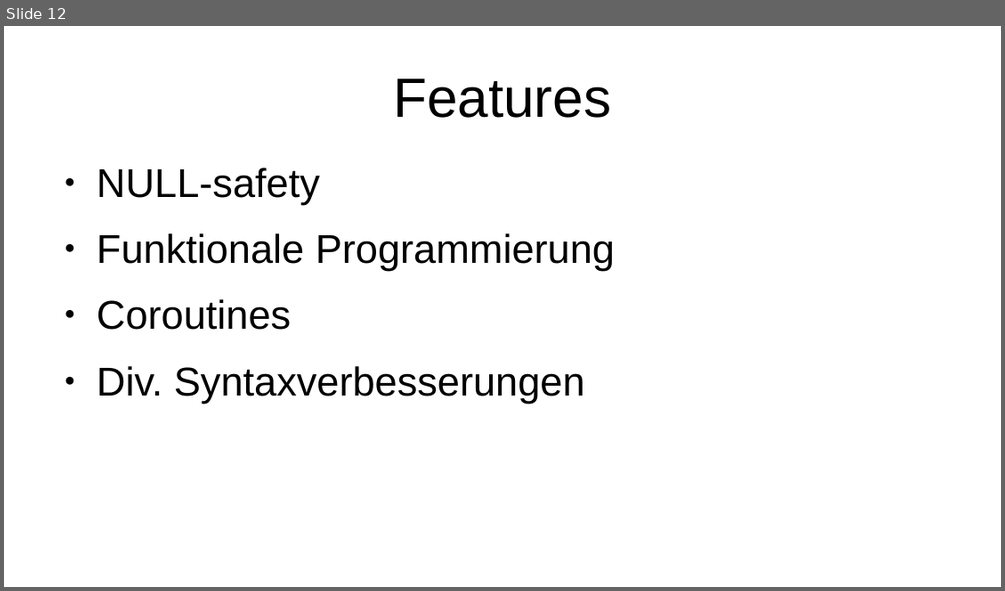
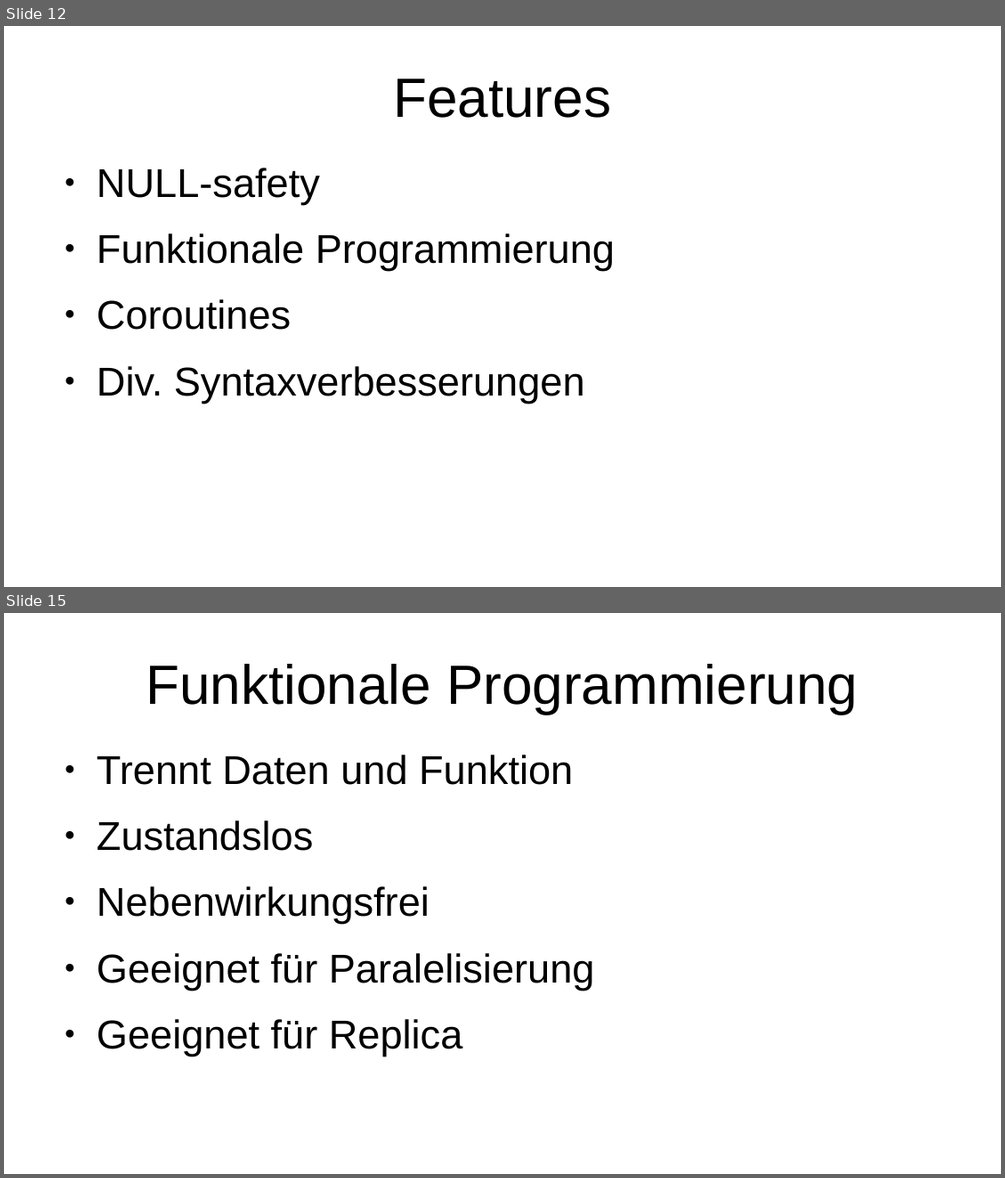
Before and after one commit to FSpruhs/kotlin-statt-java, a slide deck: presentation.odp. Shown one above the other, each under a label of ours: slide 12 before the commit, slides 12 and 15 after it; the slides between them are not shown. The pictures are 1005x591 and 1005x1178 pixels, drawn with LibreOffice and Linux fonts; fonts in the diff are those of the drawing. Boxes give left, top, right and bottom in pixels: in the first picture for what was removed or moved away, otherwise in the second. Text is boxed around its words. In the diff, an @@ line names an element or a change of style, - is before the commit and + after.

```diff
--- a/presentation.odp
+++ b/presentation.odp
@@ slide 15 added at (4, 613, 1001, 1174), background #FFFFFF @@
@@ title added at (146, 664, 858, 714), 44 pt, text #000000 @@
+Funktionale Programmierung
@@ text added at (97, 755, 595, 1055), 32 pt, text #000000 @@
+● Trennt Daten und Funktion
+● Zustandslos
+● Nebenwirkungsfrei
+● Geeignet für Paralelisierung
+● Geeignet für Replica
```
Also in this commit, not shown: 9 other slides added.
